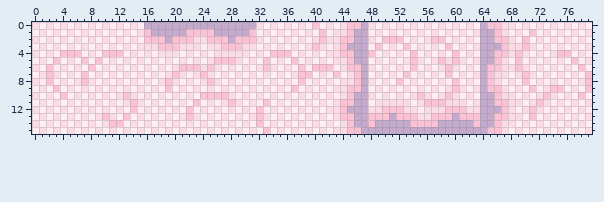
File history of a pixel-art file, res/sprite/foreWall15.aseprite. The picture above is the old version.
80x16 pixels, 1 frame.
Now the later version:
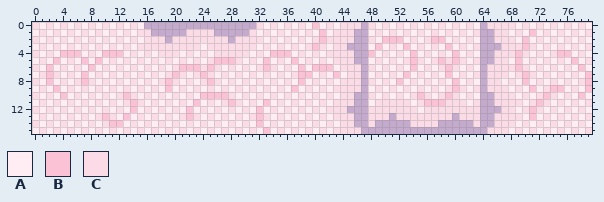
Palette (. is transparent): A #ffedf3  B #fbc2d5  C #fbdce6
The exact change:
@@ x 14..69 @@
- 0 CA................CACACACABACACBB.CACACACACACACACA.BBCCA
- 1 ACB.....BBBB.....BACACACACABACCB..ACACACACACACACAC..BCAC
- 2 CABBB.BBBCCBBB.BBBCACACACACBCCBB..CABBBACACBBACACA..BBCA
- 3 ACCCBBBCCCACCBBBCCACACACACBCACB...ABACABACACABACAC...BCC
- 4 CACACCCACACACCCCCACABBBACACACCBB..BACACABACACABACA..BBCB
- 5 ACACACACACACBBBCACABACABACACACCB..ACACACBCACBCBCAC..BCAB
- 6 CACACACBBBCBCACACACBCACABABBBACBB.CACACABACACBCACA.BBCCB
- 7 ACACACBCACBCACACACACACACBBACABACB.ACACABACACABACAC.BCCAC
- 8 CACACBCACACBCACACACACACABACACACCB.CACABACACACABACA.BCACA
- 9 ACACABACACACACACACACACABACACACCBB.ACACACACACACBCAC.BBCAC
-10 CACACACACABBBBCACACACACACACACACB..CACACACBCACBCACA..BCCA
-11 BCACACACABACACBCACABACACACACACBB..ACCCCCACBBBCCCAC..BBCC
-12 BACACACABACACACACABACACACACACCB...CCBBBCCACCCBBBCC...BCA
-13 ACACACACBCACACACACBCACACACACACBB..BBB.BBBCCBBB.BBB..BBCC
-14 CACACACACACACACACABACACACACACACB..B.....BBBB.....B..BCCA
-15 ACACACACACACACACACABACACACACACCBB..................BBCAC
+ 0 CA................CACACACABACACCC.CACACACACACACACA.CCCCA
+ 1 ACC.....CCCC.....CACACACACABACCC..ACACACACACACACAC..CCAC
+ 2 CACCC.CCCCCCCC.CCCCACACACACBCCCC..CABBBACACBBACACA..CCCA
+ 3 ACCCCCCCCCACCCCCCCACACACACBCACC...ABACABACACABACAC...CCC
+ 4 CACACCCACACACCCCCACABBBACACACCCC..BACACABACACABACA..CCCB
+ 5 ACACACACACACBBBCACABACABACACACCC..ACACACBCACBCBCAC..CCAB
+ 6 CACACACBBBCBCACACACBCACABABBBACCC.CACACABACACBCACA.CCCCB
+ 7 ACACACBCACBCACACACACACACBBACABACC.ACACABACACABACAC.CCCAC
+ 8 CACACBCACACBCACACACACACABACACACCC.CACABACACACABACA.CCACA
+ 9 ACACABACACACACACACACACABACACACCCC.ACACACACACACBCAC.CCCAC
+10 CACACACACABBBBCACACACACACACACACC..CACACACBCACBCACA..CCCA
+11 BCACACACABACACBCACABACACACACACCC..ACCCCCACBBBCCCAC..CCCC
+12 BACACACABACACACACABACACACACACCC...CCCCCCCACCCCCCCC...CCA
+13 ACACACACBCACACACACBCACACACACACCC..CCC.CCCCCCCC.CCC..CCCC
+14 CACACACACACACACACABACACACACACACC..C.....CCCC.....C..CCCA
+15 ACACACACACACACACACABACACACACACCCC..................CCCAC
